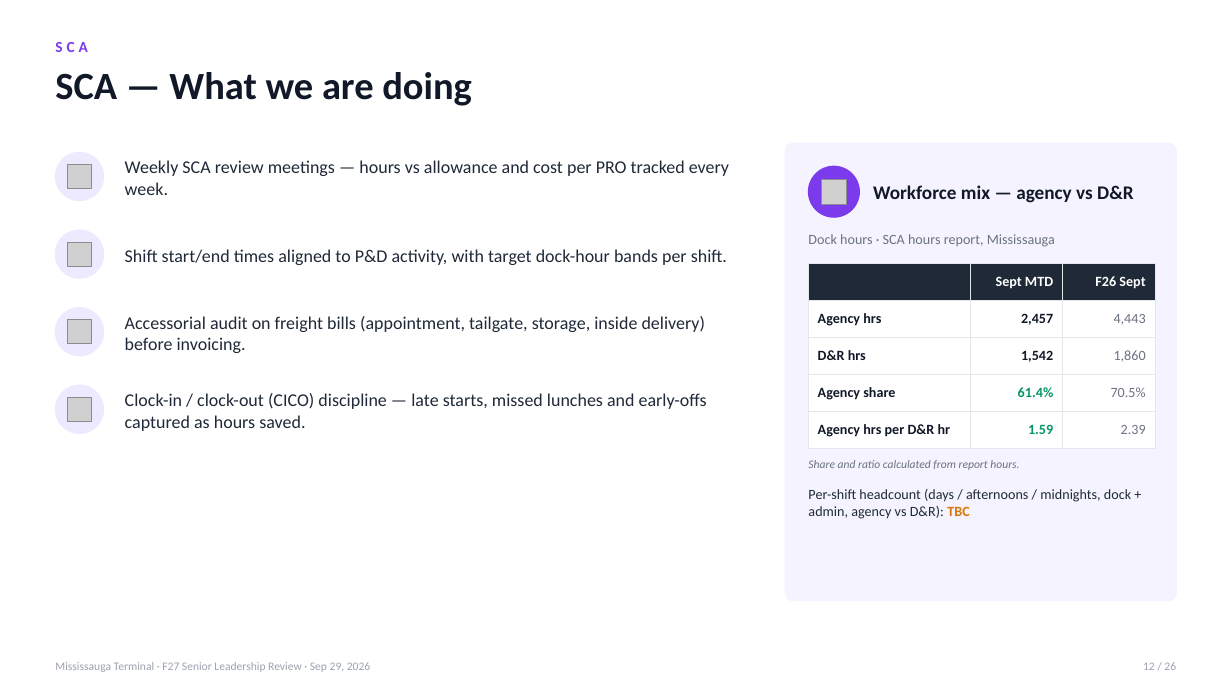
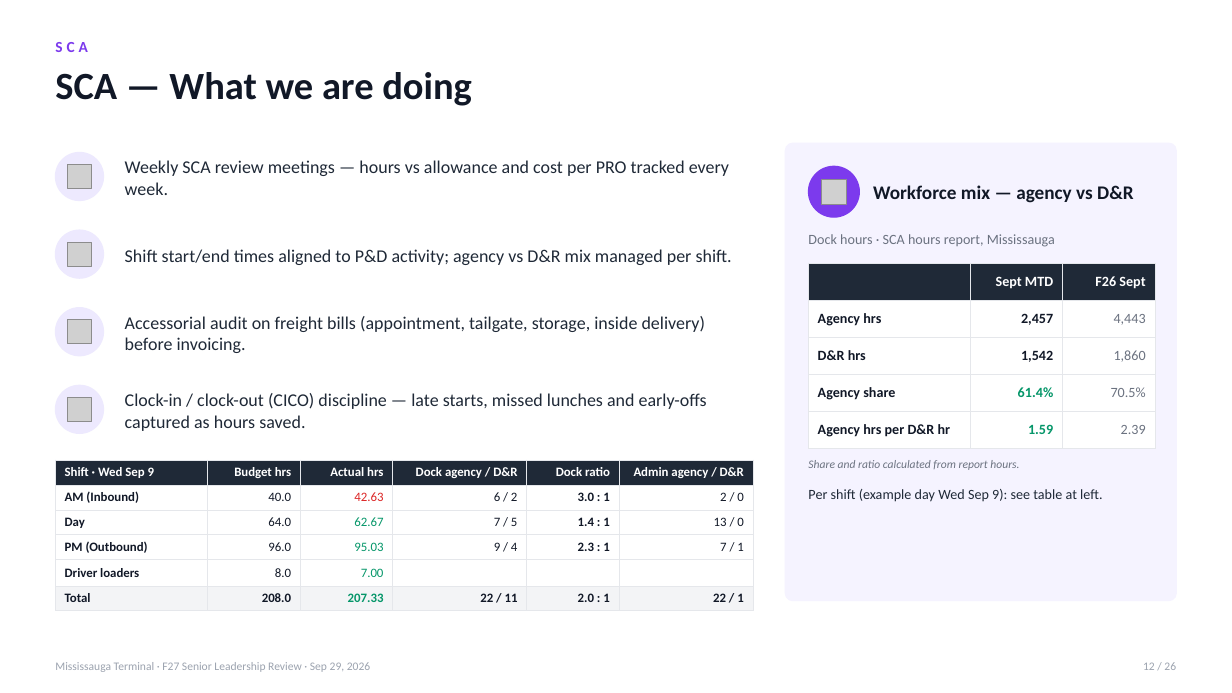
Before and after one commit to FuoriclasseX/mississauga-terminal-f26-cost-transformation-dashboard, a slide deck: slide 12 of presentation/Mississauga_F27_Leadership_Review_Sep29.pptx. Drawn at 1232x693 pixels with LibreOffice and Linux fonts; fonts in the diff are those of the drawing; grey boxes stand for pictures. Boxes give left, top, right and bottom in pixels: in the first picture for what was removed or moved away, otherwise in the second. Text is boxed around its words. In the diff, an @@ line names an element or a change of style, - is before the commit and + after.

```diff
--- a/presentation/Mississauga_F27_Leadership_Review_Sep29.pptx
+++ b/presentation/Mississauga_F27_Leadership_Review_Sep29.pptx
@@ text at [125, 249, 732, 265]: text changed @@
-Shift start/end times aligned to P&D activity, with target dock-hour bands per shift.
+Shift start/end times aligned to P&D activity; agency vs D&R mix managed per shift.
@@ table added at [55, 460, 753, 606], 6 rows, 6 columns @@
+Shift · Wed Sep 9 | Budget hrs | Actual hrs | Dock agency / D&R | Dock ratio | Admin agency / D&R
+AM (Inbound) | 40.0 | 42.63 | 6 / 2 | 3.0 : 1 | 2 / 0
+Day | 64.0 | 62.67 | 7 / 5 | 1.4 : 1 | 13 / 0
+PM (Outbound) | 96.0 | 95.03 | 9 / 4 | 2.3 : 1 | 7 / 1
+Driver loaders | 8.0 | 7.00 |  |  | 
+Total | 208.0 | 207.33 | 22 / 11 | 2.0 : 1 | 22 / 1
@@ text at [808, 489, 1102, 502]: text changed @@
-Per-shift headcount (days / afternoons / midnights, dock + admin, agency vs D&R): TBC
+Per shift (example day Wed Sep 9): see table at left.
```
Also in this commit, not shown: 1 other slide changed, 2 other files.
